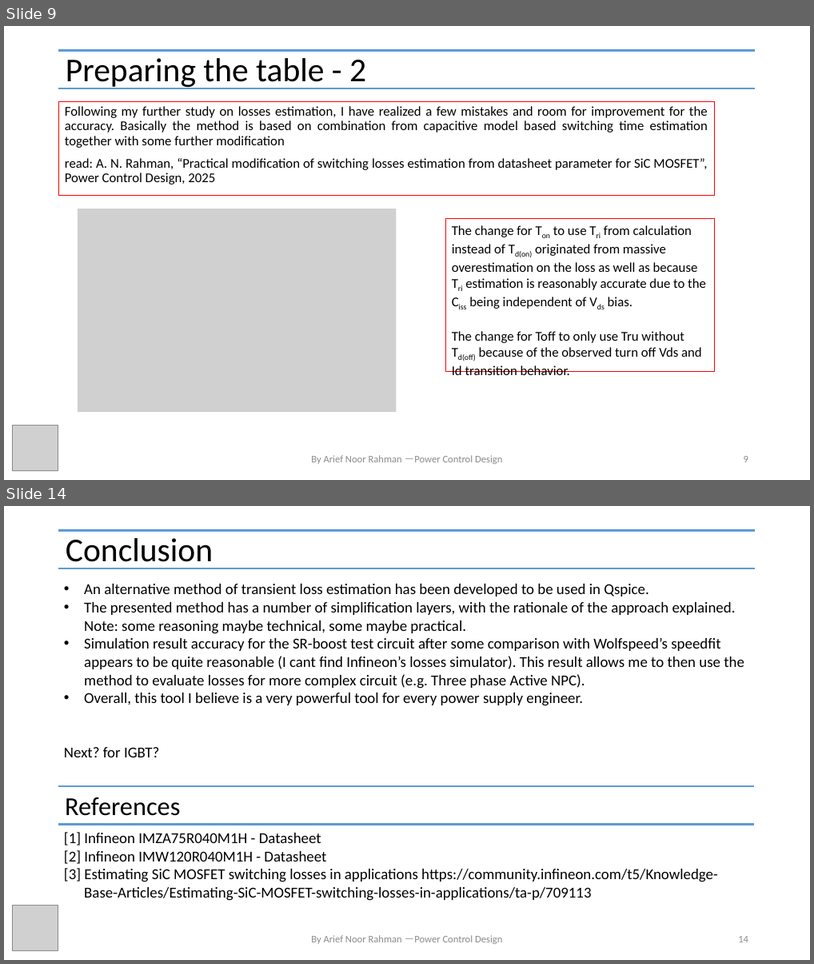
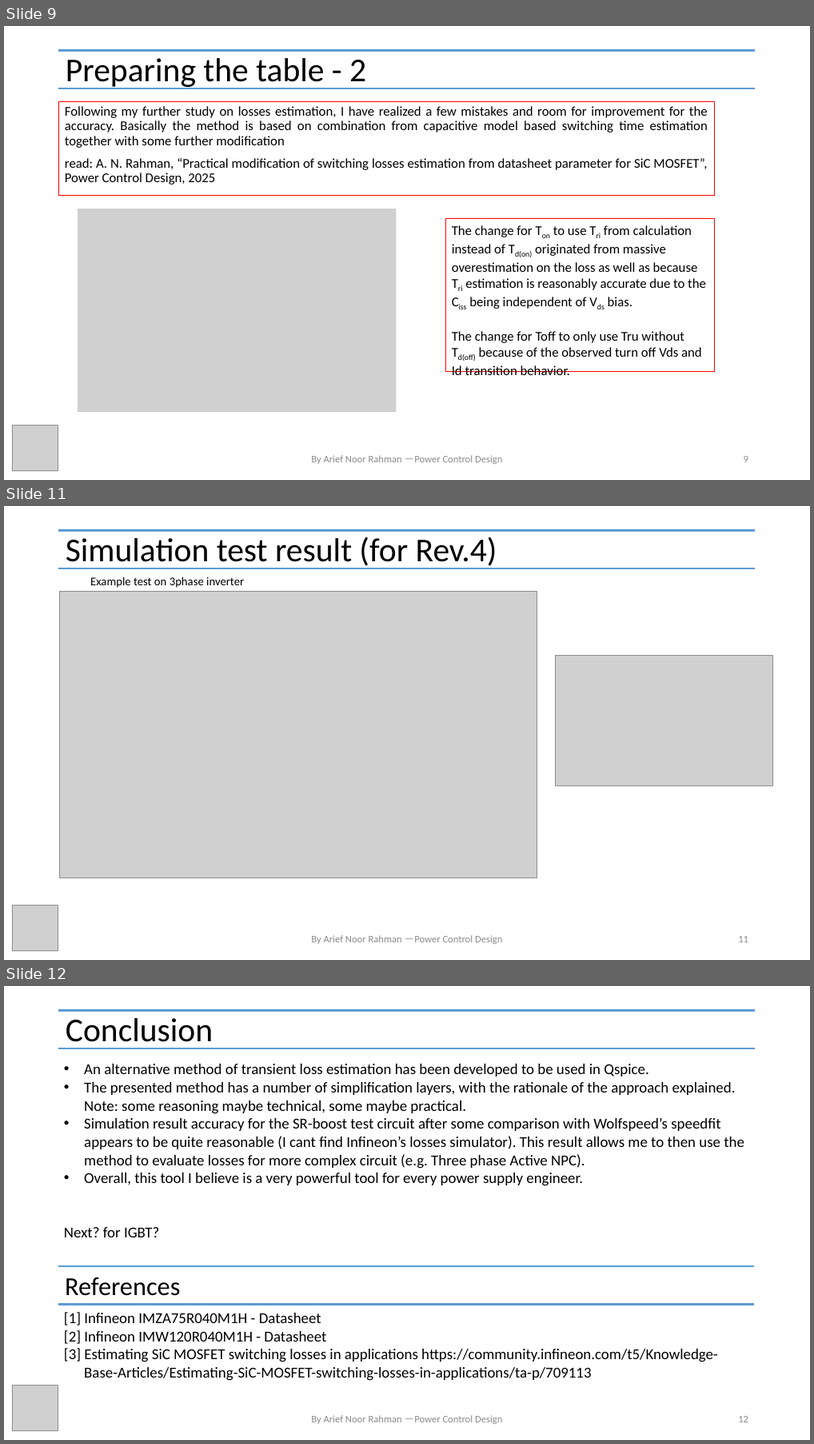
Before and after one commit to physicboy/QSPICE, a slide deck: Ideal PWL Transient Losses Analysis/PWL Losses Analysis.pptx. Shown one above the other, each under a label of ours: slides 9 and 14 before the commit, slides 9, 11 and 12 after it; the slides between them are not shown. The pictures are 814x964 and 814x1444 pixels, drawn with LibreOffice and Linux fonts; fonts in the diff are those of the drawing; grey boxes stand for pictures. Boxes give left, top, right and bottom in pixels: in the first picture for what was removed or moved away, otherwise in the second. Text is boxed around its words. In the diff, an @@ line names an element or a change of style, - is before the commit and + after.

```diff
--- a/Ideal PWL Transient Losses Analysis/PWL Losses Analysis.pptx
+++ b/Ideal PWL Transient Losses Analysis/PWL Losses Analysis.pptx
@@ slide 11 added at (4, 506, 810, 960), background #FFFFFF @@
@@ line added from (58, 530) to (755, 530), #5B9BD5 2.25 pt @@
@@ title added at (66, 536, 498, 569), 39.6 pt, text #000000 @@
+Simulation test result (for Rev.4)
@@ line added from (58, 568) to (755, 568), #5B9BD5 2.25 pt @@
@@ text added at (90, 576, 244, 588), 14 pt, text #000000 @@
+Example test on 3phase inverter
@@ picture added at (60, 592, 538, 877) @@
@@ picture added at (556, 655, 774, 785) @@
@@ picture added at (12, 904, 58, 951) @@
@@ text added at (311, 935, 502, 944), 12 pt, text #8C8C8C @@
+By Arief Noor Rahman －Power Control Design
@@ page number added at (738, 936, 749, 942), 12 pt, text #8C8C8C @@
+11
@@ what was slide 14 is now slide 12 @@
@@ page number at (738, 1416, 749, 1422): text changed @@
-14
+12
```
Also in this commit, not shown: 5 slides changed, 2 other slides added, 26 other files.
